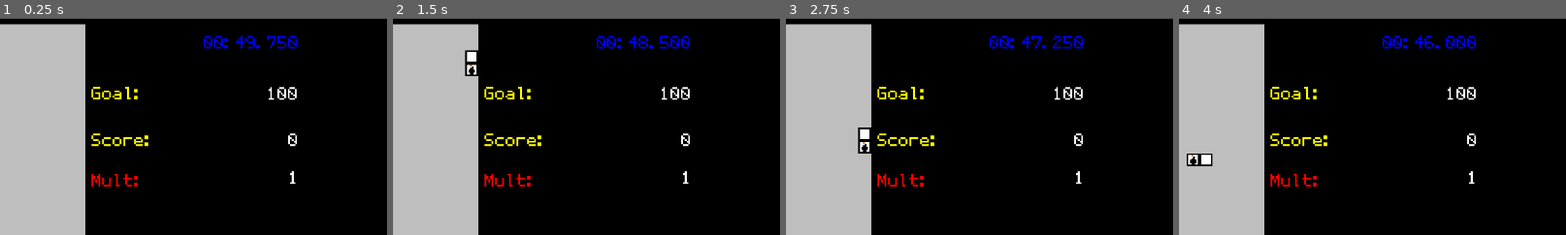
Above: before the commit, frames 1-4 (left to right).
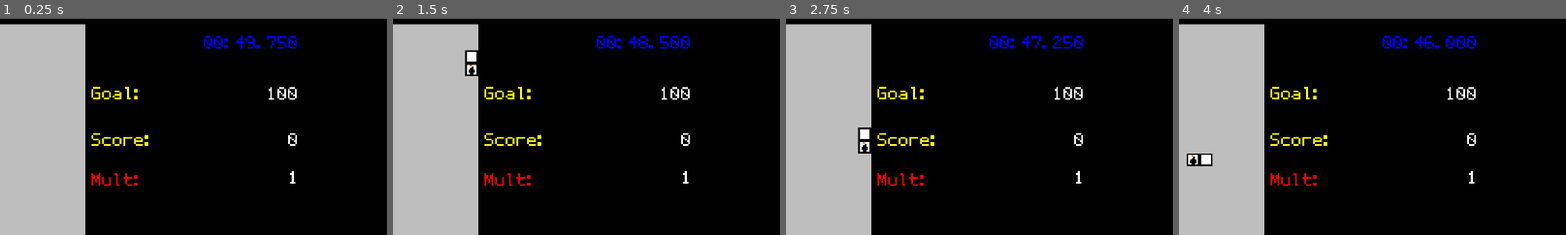
Above: after the commit, the same moments.

Repository: AsgerHB/create-jam-spring-2025
Game: Godot game, scene res://Scenes/Run.tscn
Two runs of this game, one before a commit and one after it. Both use one fixed random seed, a clock stepped at 60 frames per second and the inputs below.
Inputs:
- Up to frame 1 (0.25 s): no input
- Up to frame 2 (1.5 s): tap Enter at 0.5 s; hold Right (ui_right) 0.53-1.28 s; hold Down (ui_down) from 1.28 s (still down)
- Up to frame 3 (2.75 s): tap Space at 2 s; release Down (ui_down) at 2.03 s; hold Right (ui_right) from 2.03 s (still down)
- Up to frame 4 (4 s): tap Enter at 2.75 s; release Right (ui_right) at 2.78 s; hold Up (ui_up) 2.78-3.53 s; hold Left (ui_left) from 3.53 s (still down)
The pictures show only the part of the screen within x 7-56%, y 0-50%; the shares and areas given below are measured in that part.

The runs differ from the first frame. In frame 1, 0.3% of the frame differs, in the area x 23-77%, y 53-78%; in frame 2, 0.3%; in frame 3, 0.3%; in frame 4, 0.3%.

Commit message:
Cooler score effect

Diff:
--- a/Prefabs/Cell.tscn
+++ b/Prefabs/Cell.tscn
@@ -1,12 +1,10 @@
-[gd_scene load_steps=5 format=3 uid="uid://cuo37ijhwa1ew"]
+[gd_scene load_steps=4 format=3 uid="uid://cuo37ijhwa1ew"]
 
 [ext_resource type="Script" uid="uid://yr2tvymwtp2h" path="res://Scripts/Cell.gd" id="1_tf5rp"]
 [ext_resource type="Texture2D" uid="uid://t27wqlp1hsc5" path="res://Sprites/BlockSprites.png" id="2_mdjbt"]
 [ext_resource type="PackedScene" uid="uid://b7ncp4pmyev1r" path="res://Prefabs/ExplosionParticle.tscn" id="3_7g4dk"]
-[ext_resource type="PackedScene" uid="uid://dl58xmnqnaa6o" path="res://Prefabs/ScoreEffect.tscn" id="4_gfo3m"]
 
 [node name="Cell" type="Node2D"]
 script = ExtResource("1_tf5rp")
 sprite_sheet = ExtResource("2_mdjbt")
 explosion_particle = ExtResource("3_7g4dk")
-score_effect = ExtResource("4_gfo3m")
--- a/Prefabs/ScoreEffect.tscn
+++ b/Prefabs/ScoreEffect.tscn
@@ -10,10 +10,10 @@
 gravity_scale = 0.1
 
 [node name="Label" type="Label" parent="RigidBody2D"]
-offset_left = -2.0
-offset_top = 2.0
-offset_right = 55.0
-offset_bottom = 37.0
+offset_left = -7.0
+offset_top = -33.0
+offset_right = 50.0
+offset_bottom = 2.0
 theme_override_colors/font_color = Color(1, 0, 0, 1)
 theme_override_fonts/font = ExtResource("1_uneyr")
 theme_override_font_sizes/font_size = 34
--- a/Prefabs/tetris_game.tscn
+++ b/Prefabs/tetris_game.tscn
@@ -45,7 +45,7 @@
 horizontal_alignment = 2
 
 [node name="ScoreCounter" parent="." instance=ExtResource("3_cdei4")]
-position = Vector2(320, 242)
+position = Vector2(320, 241)
 
 [node name="Status Label" type="RichTextLabel" parent="."]
 offset_left = 320.0
--- a/Scripts/Cell.gd
+++ b/Scripts/Cell.gd
@@ -36,7 +36,6 @@
 		sprite_sheet = value
 		queue_redraw()
 @export var explosion_particle: PackedScene
-@export var score_effect: PackedScene
 
 # NOTE: Local coord if in falling tetriminos
 var grid_pos: Vector2i
@@ -47,27 +46,9 @@
 	draw_texture_rect_region(sprite_sheet, rec, Rect2(sprite_coords.x, sprite_coords.y, 8,8))
 
 func destroy(game: TetrisGame):
-
-	var score_effect_instance = score_effect.instantiate()
-	get_parent().add_child(score_effect_instance)
-	score_effect_instance.position = grid_pos * CELL_SIZE
-
+	# Do effects
 	match type:
-		Type.Standard:
-			game.score_counter.apply_score(5)
-			score_effect_instance.set_score(5)
-			game.remove_at(grid_pos.x, grid_pos.y)
-		Type.Sand:
-			game.score_counter.apply_score(5)
-			score_effect_instance.set_score(5)
-			game.remove_at(grid_pos.x, grid_pos.y)
-		Type.Gold:
-			game.score_counter.apply_score(20)
-			score_effect_instance.set_score(20)
-			game.remove_at(grid_pos.x, grid_pos.y)
 		Type.Bomb:
-			game.score_counter.apply_score(10)
-			score_effect_instance.set_score(10)
 			var particle_instance = explosion_particle.instantiate()
 			get_parent().add_child(particle_instance)
 			particle_instance.position = grid_pos * CELL_SIZE
@@ -82,6 +63,15 @@
 		_:
 			game.remove_at(grid_pos.x, grid_pos.y)
 
+
+	# Do scoring
+	var score
+	match type:
+		Type.Gold:
+			score = 20
+		_:
+			score = 5
+	game.score_counter.apply_score(score, grid_pos * CELL_SIZE)
 
 	return true
 
@@ -105,4 +95,4 @@
 					game.try_move_cell(grid_pos.x, grid_pos.y, grid_pos.x, grid_pos.y - 1)
 		Type.Gold:
 			if tick % 12 == 0:
-				game.score_counter.apply_score(1)
+				game.score_counter.apply_score(1, position)
--- a/Scripts/ScoreCounter.gd
+++ b/Scripts/ScoreCounter.gd
@@ -3,6 +3,8 @@
 
 @onready var current_score_text:RichTextLabel = $"CurrentScore"
 @onready var current_multiplier_text:RichTextLabel = $"CurrentMultiplier"
+
+var score_effect: PackedScene = preload("res://Prefabs/ScoreEffect.tscn")
 
 var mult_timeout: float = 0
 
@@ -11,7 +13,7 @@
 
 func _ready() -> void:
 	set_mult(current_mult)
-	apply_score(0)
+	current_score_text.text = str(current_score)
 
 func _process(delta: float) -> void:
 	if mult_timeout < 0:
@@ -19,6 +21,12 @@
 		if current_mult > 1:
 			set_mult(current_mult - 1)
 	mult_timeout += delta
+
+func _spawn_score_effect(score: int, position: Vector2):
+	var score_effect_instance = score_effect.instantiate()
+	get_parent().add_child(score_effect_instance)
+	score_effect_instance.position = position
+	score_effect_instance.set_score(score)
 
 func add_mult(mult: int):
 	set_mult(current_mult + 1)
@@ -31,6 +39,7 @@
 		current_multiplier_text.text = str(mult)
 
 
-func apply_score(points:int):
+func apply_score(points:int, position: Vector2):
+	_spawn_score_effect(points*current_mult, position)
 	current_score += points*current_mult
 	current_score_text.text = str(current_score)
--- a/Scripts/score_effect.gd
+++ b/Scripts/score_effect.gd
@@ -13,6 +13,7 @@
 
 func set_score(score: int):
 	label.text = "+" + str(score)
+	label.add_theme_color_override("font_color", Color.WHITE.lerp(Color.MAGENTA, clampf(score / 25.0, 0.0, 1.0)))
 
 
 func _process(delta: float) -> void:
